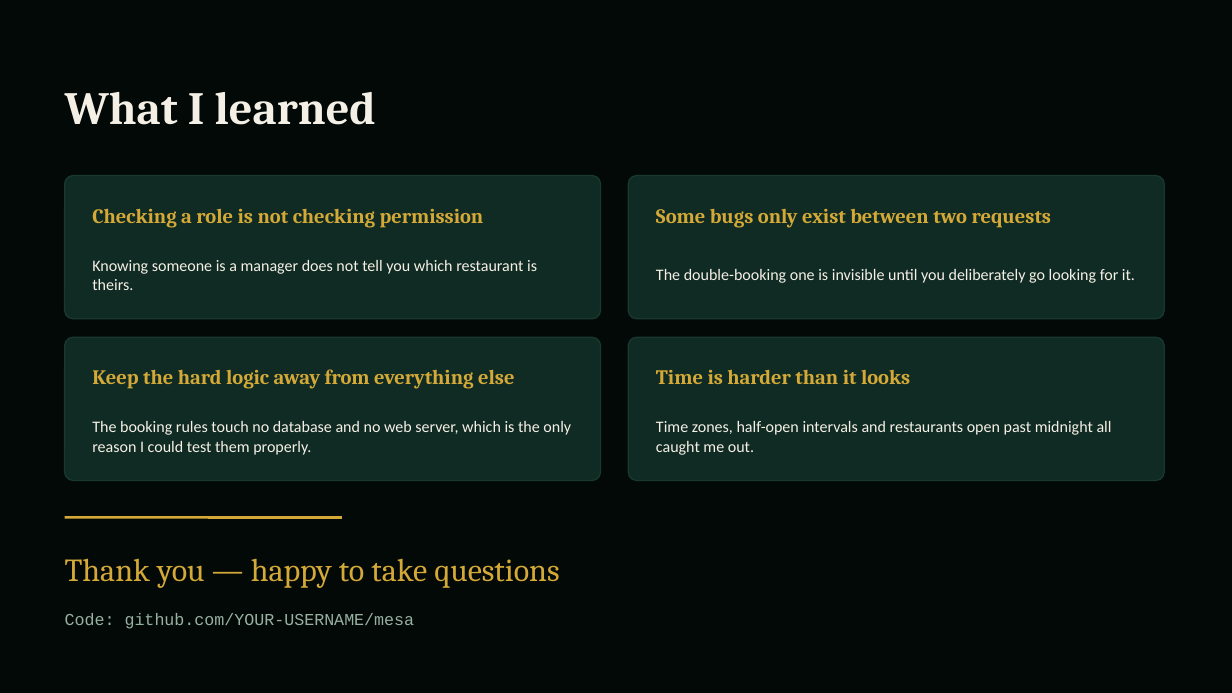
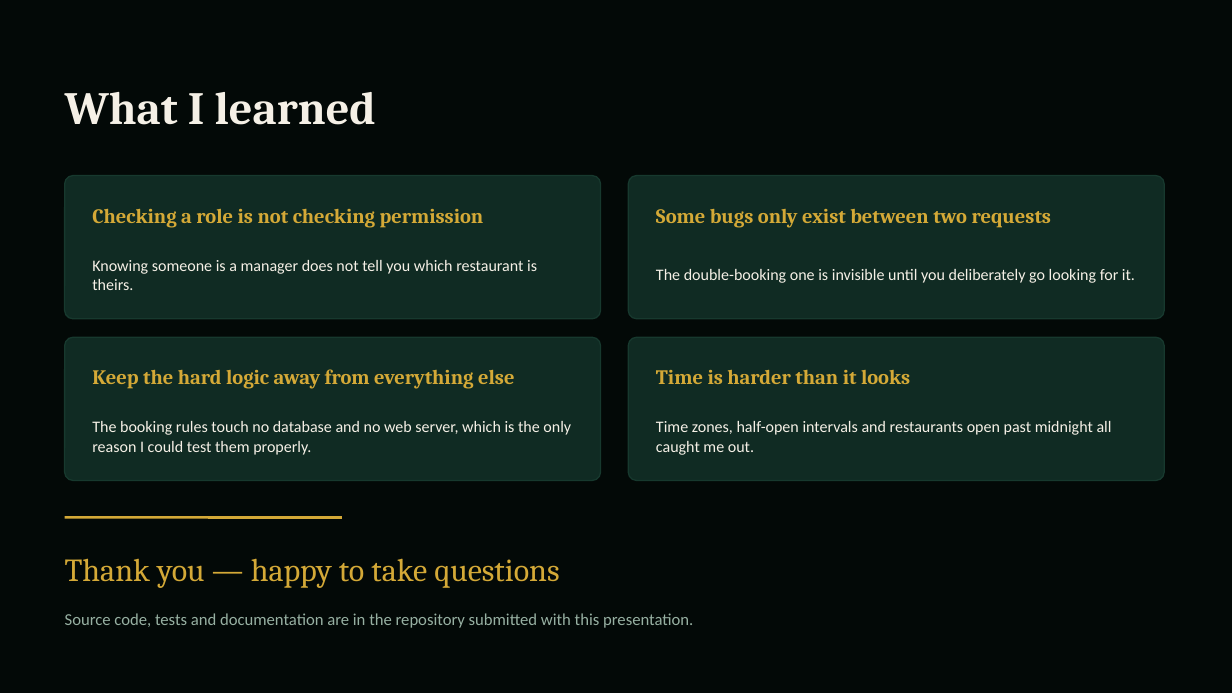
Before and after one commit to asanlimbu/mesa, a slide deck: slide 12 of docs/presentation.pptx. Drawn at 1232x693 pixels with LibreOffice and Linux fonts; fonts in the diff are those of the drawing. Boxes give left, top, right and bottom in pixels: in the first picture for what was removed or moved away, otherwise in the second. Text is boxed around its words. In the diff, an @@ line names an element or a change of style, - is before the commit and + after.

```diff
--- a/docs/presentation.pptx
+++ b/docs/presentation.pptx
@@ text at bbox=[65, 613, 693, 628]: text changed; font Courier New to Calibri @@
-Code: github.com/YOUR-USERNAME/mesa
+Source code, tests and documentation are in the repository submitted with this presentation.
```
Also in this commit, not shown: 4 other slides changed.
